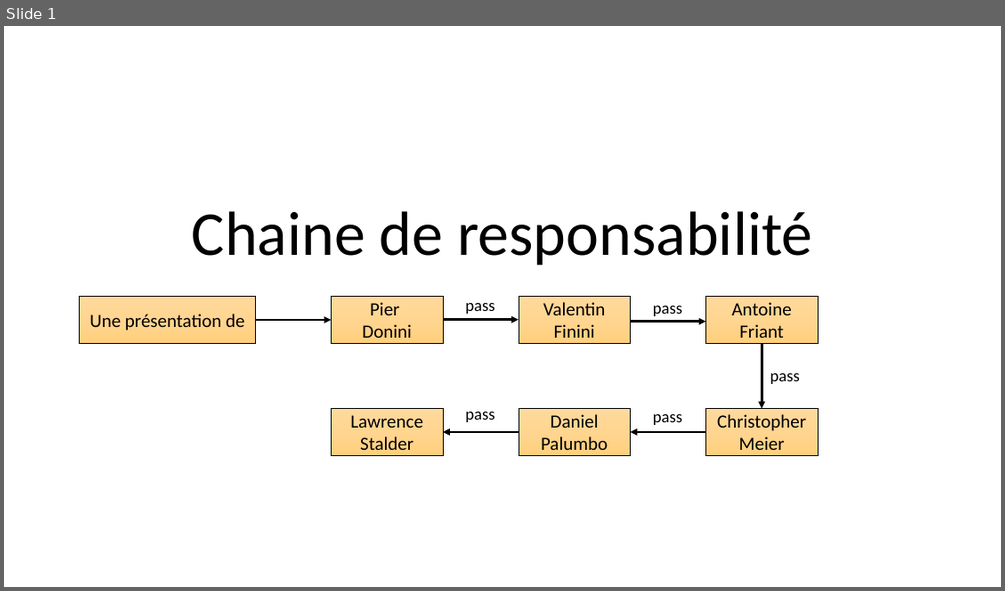
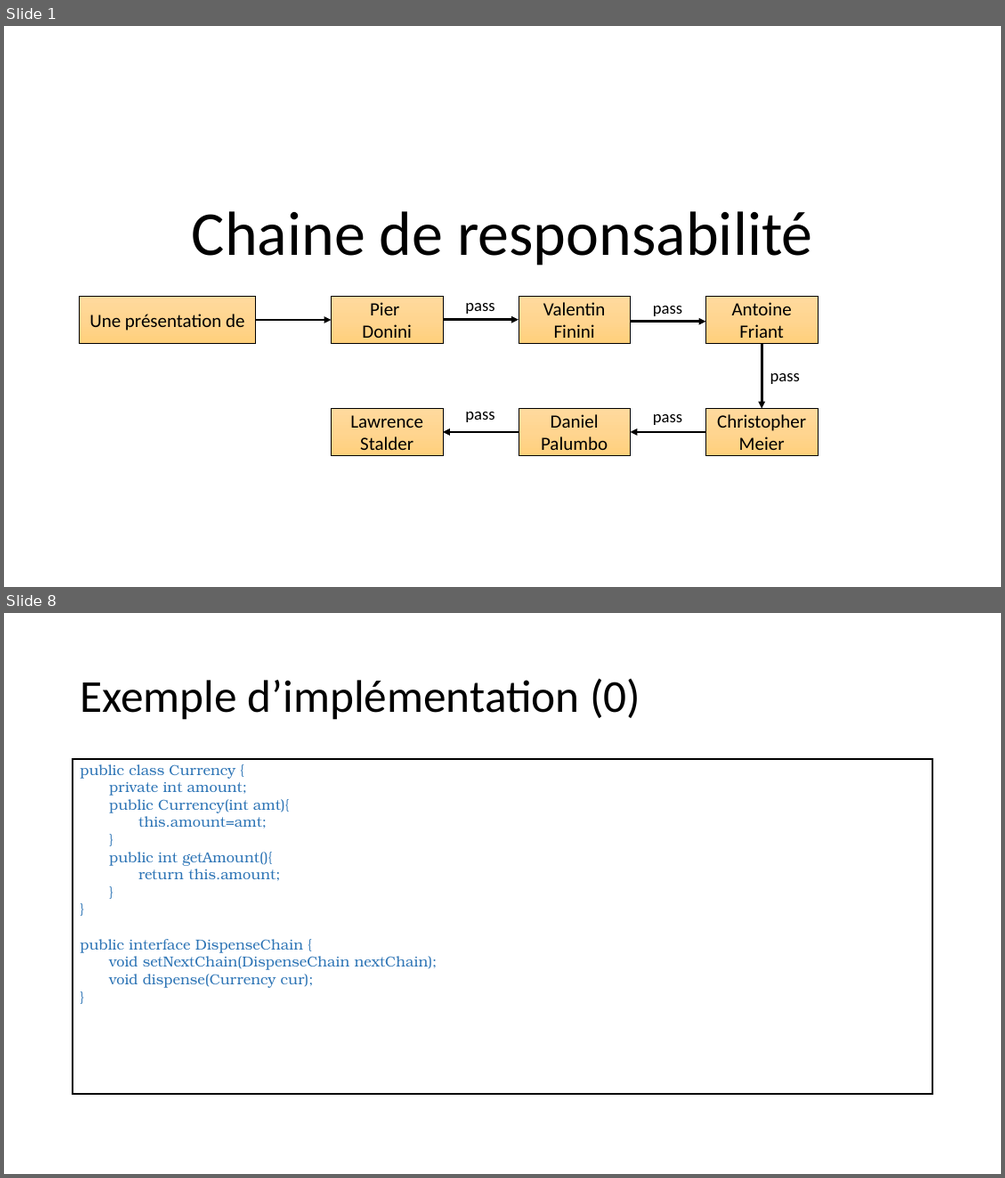
Before and after one commit to FontaineRiant/CoRe, a slide deck: presentation/chaine_responsabilite.pptx. Shown one above the other, each under a label of ours: slide 1 before the commit, slides 1 and 8 after it; the slides between them are not shown. The pictures are 1005x591 and 1005x1178 pixels, drawn with LibreOffice and Linux fonts; fonts in the diff are those of the drawing. Boxes give left, top, right and bottom in pixels: in the first picture for what was removed or moved away, otherwise in the second. Text is boxed around its words. In the diff, an @@ line names an element or a change of style, - is before the commit and + after.

```diff
--- a/presentation/chaine_responsabilite.pptx
+++ b/presentation/chaine_responsabilite.pptx
@@ slide 8 added at (x1=4, y1=613, x2=1001, y2=1174), background #FFFFFF @@
@@ title added at (x1=80, y1=678, x2=640, y2=720), 44 pt, text #000000 @@
+Exemple d’implémentation (0)
@@ text added at (x1=73, y1=755, x2=933, y2=1097), fill #FFFFFF, outline #000000 1.5 pt, 14 pt, text #2E75B6 @@
+public class Currency {
+private int amount;
+public Currency(int amt){
+this.amount=amt;
+}
+public int getAmount(){
+return this.amount;
+}
+}
+public interface DispenseChain {
+void setNextChain(DispenseChain nextChain);
+void dispense(Currency cur);
+}
```
Also in this commit, not shown: 4 slides changed, 5 other slides added.
